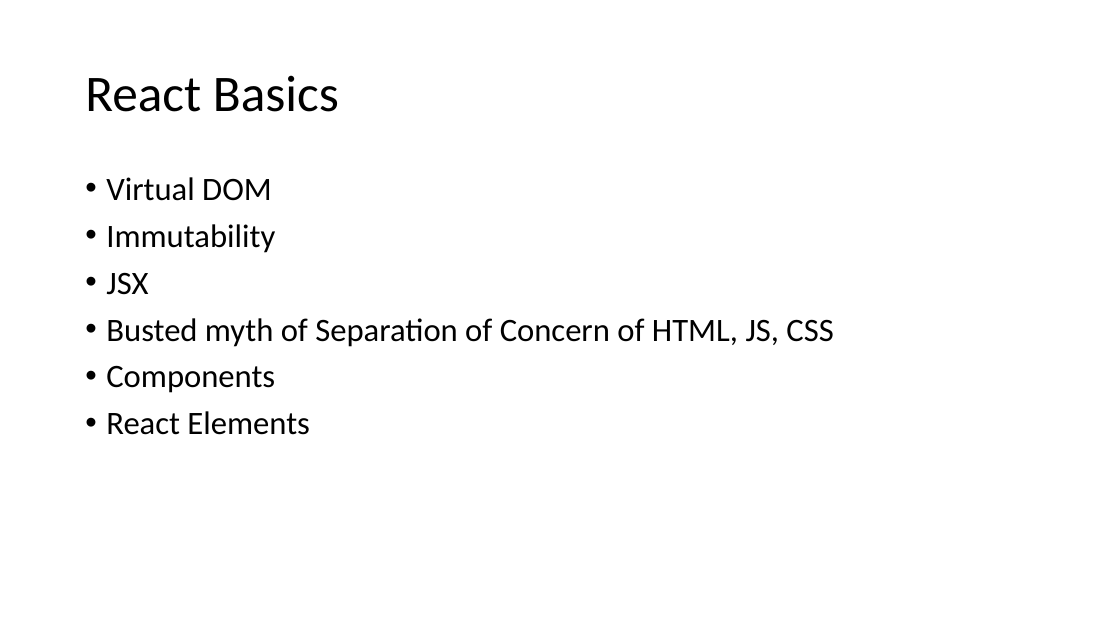
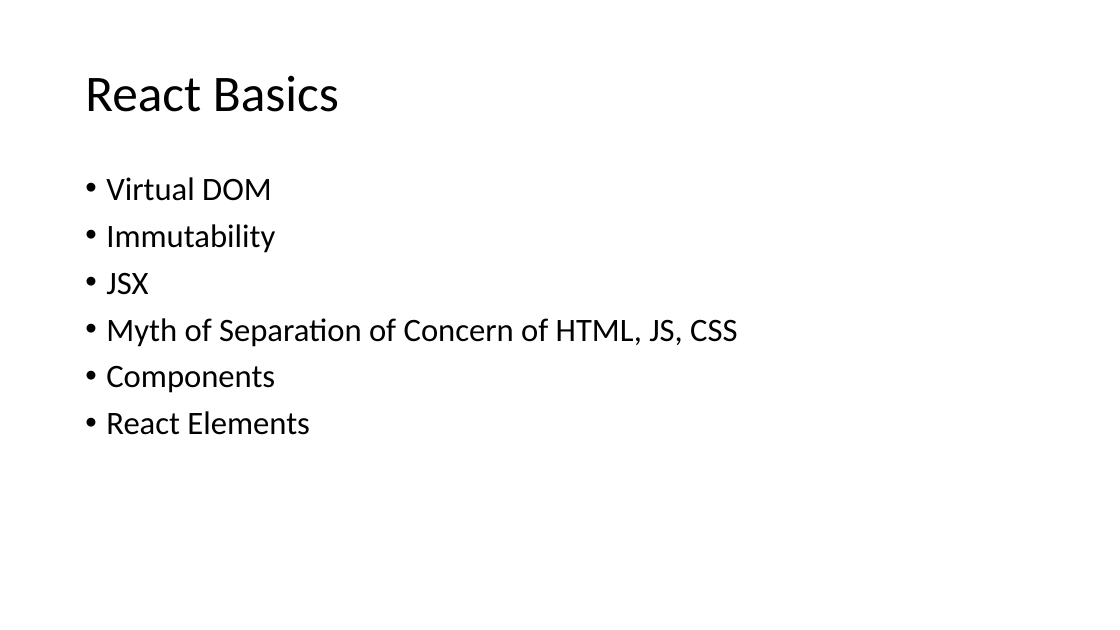
Before and after one commit to souvikbasu/react-training, a slide deck: slide 6 of React Training.pptx (slide 5 before the commit). Drawn at 1120x630 pixels with LibreOffice and Linux fonts; fonts in the diff are those of the drawing. Boxes give left, top, right and bottom in pixels: in the first picture for what was removed or moved away, otherwise in the second. Text is boxed around its words. In the diff, an @@ line names an element or a change of style, - is before the commit and + after.

Commit message:
update ppt

```diff
--- a/React Training.pptx
+++ b/React Training.pptx
@@ text at (106,318,737,347): text changed @@
-• Busted myth of Separation of Concern of HTML, JS, CSS
+• Myth of Separation of Concern of HTML, JS, CSS
```
Also in this commit, not shown: 1 other slide changed, 1 slide added.
